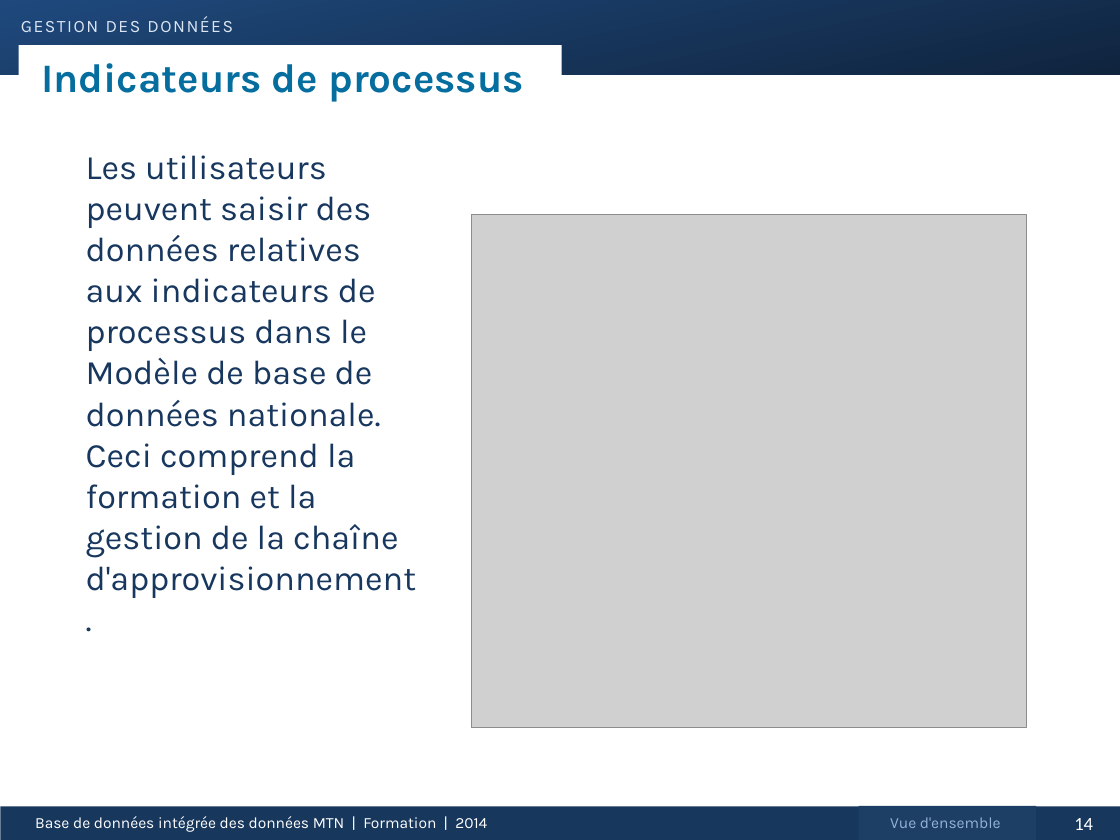
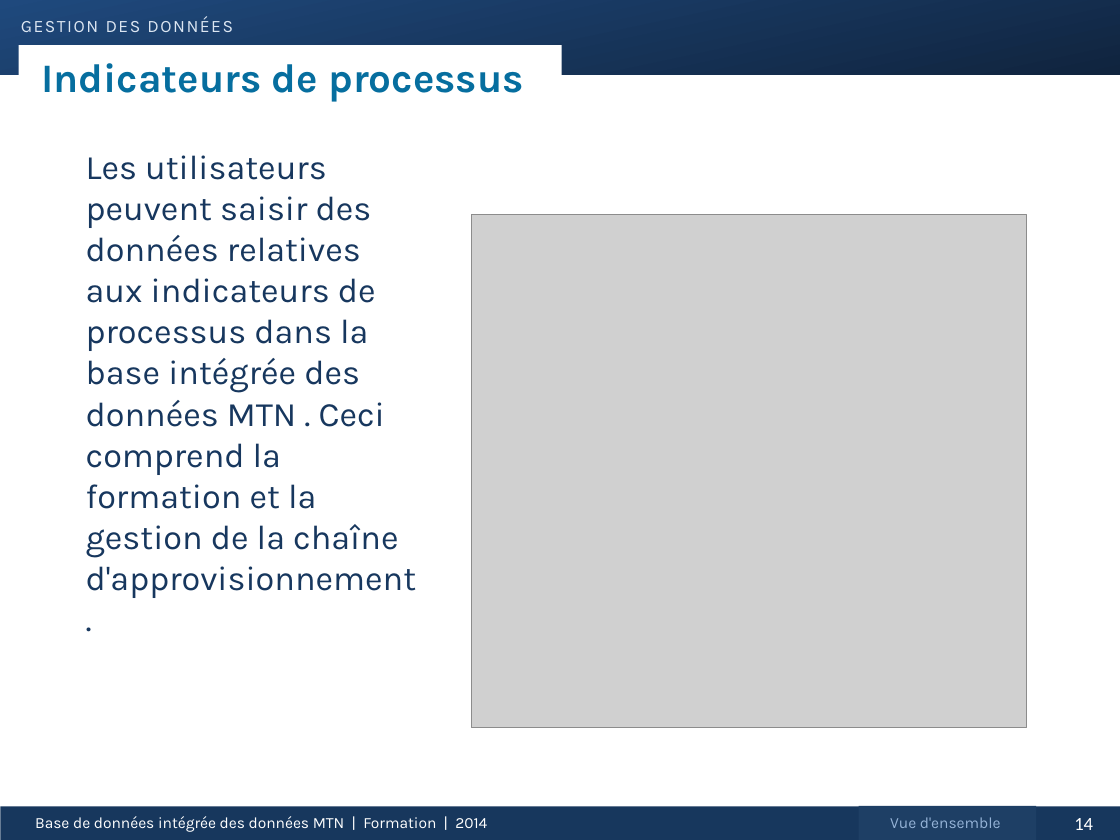
Before and after one commit to ericjohnolson/NadaNtd, a slide deck: slide 14 of Nada.UI/View/Help/TrainingPPT_080814_French.pptx. Drawn at 1120x840 pixels with LibreOffice and Linux fonts; fonts in the diff are those of the drawing; grey boxes stand for pictures. Boxes give left, top, right and bottom in pixels: in the first picture for what was removed or moved away, otherwise in the second. Text is boxed around its words. In the diff, an @@ line names an element or a change of style, - is before the commit and + after.

```diff
--- a/Nada.UI/View/Help/TrainingPPT_080814_French.pptx
+++ b/Nada.UI/View/Help/TrainingPPT_080814_French.pptx
@@ text at [86,155,416,598]: text changed @@
-Les utilisateurs peuvent saisir des données relatives aux indicateurs de processus dans le Modèle de base de données nationale. Ceci comprend la formation et la gestion de la chaîne d'approvisionnement.
+Les utilisateurs peuvent saisir des données relatives aux indicateurs de processus dans la base intégrée des données MTN . Ceci comprend la formation et la gestion de la chaîne d'approvisionnement.
```
Also in this commit, not shown: 61 other slides changed.
